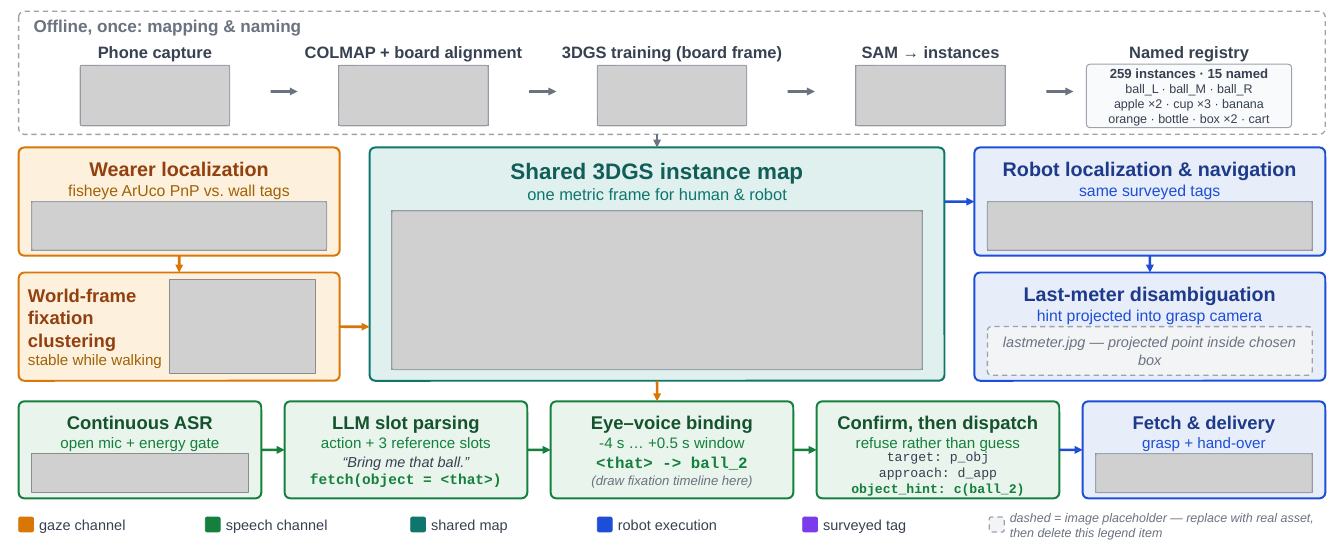
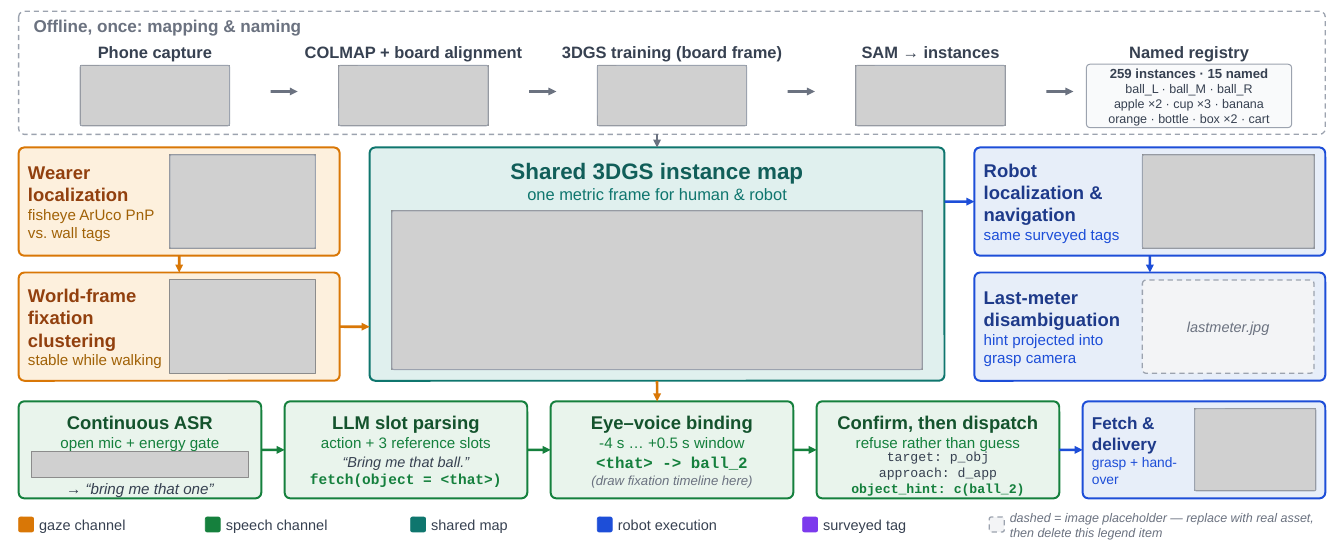
Before and after one commit to PinkFloid/3dgs_gaze, a slide deck: slide 1 of paper/fig2_assets/fig2_skeleton.pptx. Drawn at 1344x560 pixels with LibreOffice and Linux fonts; fonts in the diff are those of the drawing; grey boxes stand for pictures. Boxes give left, top, right and bottom in pixels: in the first picture for what was removed or moved away, otherwise in the second. Text is boxed around its words. In the diff, an @@ line names an element or a change of style, - is before the commit and + after.

```diff
--- a/paper/fig2_assets/fig2_skeleton.pptx
+++ b/paper/fig2_assets/fig2_skeleton.pptx
@@ rounded rectangle added at (19, 148, 341, 256), fill #FDF0DD, outline #D97706 1.5 pt @@
@@ rounded rectangle: place and size @@
-rounded rectangle at (987, 202, 1313, 250)
+rounded rectangle at (975, 148, 1326, 256)
@@ rounded rectangle at (975, 148, 1326, 256): fill none to #E7EEF9; outline #9CA3AF 0.75 pt to #1D4ED8 1.5 pt; proportions changed @@
@@ text "Wearer localization": place and size @@
-text "Wearer localization" at (19, 148, 341, 256)
+text "Wearer localization" at (28, 166, 155, 241)
@@ text "Wearer localization" at (28, 166, 155, 241): size 15 to 14 pt in "Wearer localization"; size 12 to 11.5 pt in "fisheye ArUco PnP vs. wall tags"; alignment centre to left; vertical alignment top to middle; fill #FDF0DD to none; outline #D97706 1.5 pt to none @@
@@ picture: place and size @@
-picture at (31, 202, 326, 250)
+picture at (170, 155, 316, 248)
@@ rounded rectangle at (170, 155, 316, 248): proportions changed @@
@@ rounded rectangle: place and size @@
-rounded rectangle at (31, 202, 326, 250)
+rounded rectangle at (170, 155, 316, 248)
@@ text "Robot localization & navigation": place and size @@
-text "Robot localization & navigation" at (975, 148, 1326, 256)
+text "Robot localization & navigation" at (984, 163, 1120, 243)
@@ text "Robot localization & navigation" at (984, 163, 1120, 243): size 15 to 14 pt in "Robot localization & navigation"; size 12 to 11.5 pt in "same surveyed tags"; alignment centre to left; vertical alignment top to middle; fill #E7EEF9 to none; outline #1D4ED8 1.5 pt to none @@
@@ picture: place and size @@
-picture at (987, 202, 1313, 250)
+picture at (1143, 155, 1315, 248)
@@ rounded rectangle added at (1143, 155, 1315, 248), outline #9CA3AF 0.75 pt @@
@@ rounded rectangle added at (975, 272, 1326, 380), fill #E7EEF9, outline #1D4ED8 1.5 pt @@
@@ text "Last-meter disambiguation": place and size @@
-text "Last-meter disambiguation" at (975, 272, 1326, 380)
+text "Last-meter disambiguation" at (984, 291, 1120, 366)
@@ text "Last-meter disambiguation" at (984, 291, 1120, 366): size 15 to 14 pt in "Last-meter disambiguation"; size 12 to 11.5 pt in "hint projected into grasp camera"; alignment centre to left; vertical alignment top to middle; fill #E7EEF9 to none; outline #1D4ED8 1.5 pt to none @@
@@ rounded rectangle added at (1143, 280, 1315, 373), fill #F3F4F6, outline #9CA3AF 1 pt dashed, 11 pt, text #6B7280, italic @@
+lastmeter.jpg
@@ rounded rectangle removed at (987, 326, 1313, 375) @@
-lastmeter.jpg — projected point inside chosen box
@@ rounded rectangle added at (1083, 401, 1326, 498), fill #E7EEF9, outline #1D4ED8 1.5 pt @@
@@ text "Fetch & delivery": place and size @@
-text "Fetch & delivery" at (1083, 401, 1326, 498)
+text "Fetch & delivery" at (1092, 416, 1177, 484)
@@ text "Fetch & delivery" at (1092, 416, 1177, 484): size 14 to 13 pt in "Fetch & delivery"; size 11.5 to 10.5 pt in "grasp + hand-over"; alignment centre to left; vertical alignment top to middle; fill #E7EEF9 to none; outline #1D4ED8 1.5 pt to none @@
@@ picture: place and size @@
-picture at (1096, 453, 1313, 492)
+picture at (1195, 409, 1316, 491)
@@ rounded rectangle: place and size @@
-rounded rectangle at (1096, 453, 1313, 492)
+rounded rectangle at (1195, 409, 1316, 491)
@@ rounded rectangle at (1195, 409, 1316, 491): proportions changed @@
@@ picture: place and size @@
-picture at (31, 453, 248, 492)
+picture at (31, 451, 248, 478)
@@ text added at (86, 483, 213, 497), 11.5 pt, text #374151, italic @@
+→ “bring me that one”
```
Also in this commit, not shown: 3 other files.
